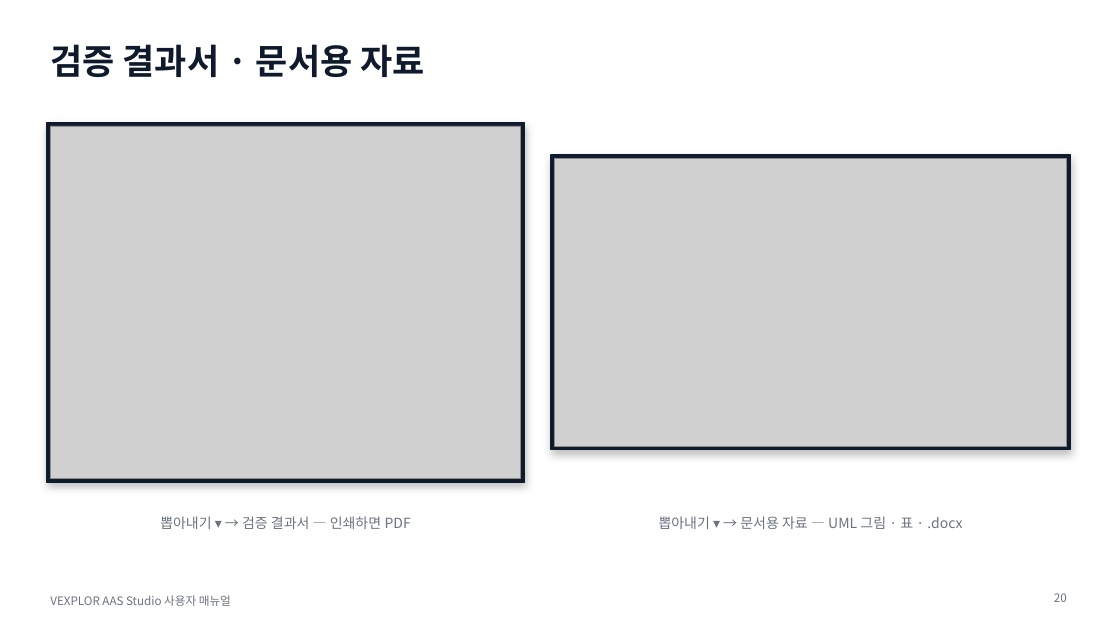
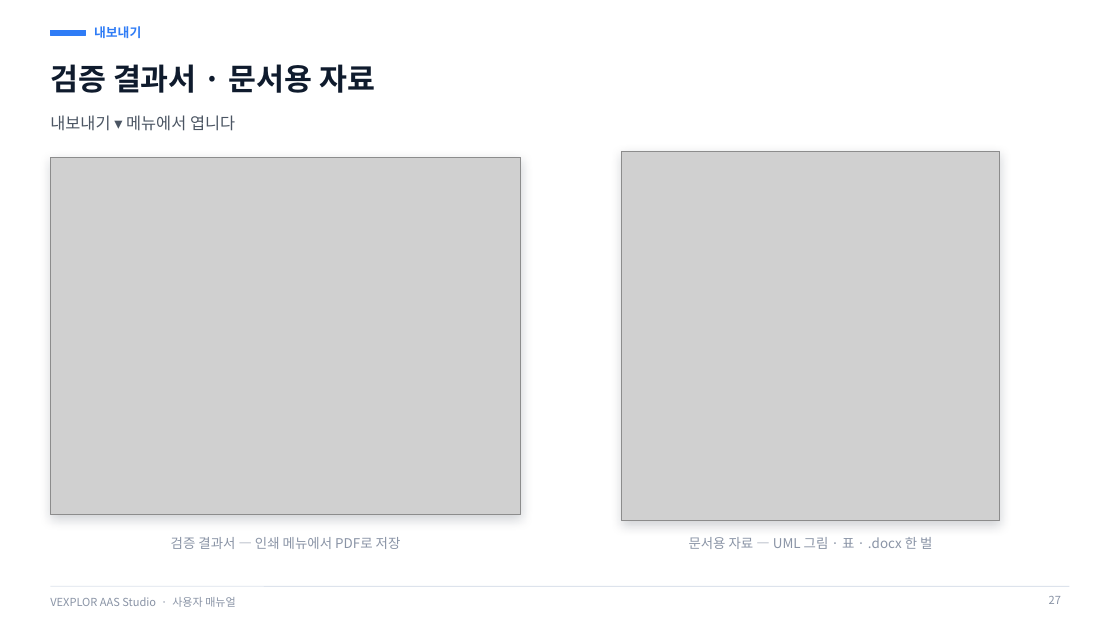
Before and after one commit to waceinc/vexplor-aas, a slide deck: slide 27 of VEXPLOR_AAS_Studio_user_manual.pptx (slide 20 before the commit). Drawn at 1120x630 pixels with LibreOffice and Linux fonts; fonts in the diff are those of the drawing; grey boxes stand for pictures. Boxes give left, top, right and bottom in pixels: in the first picture for what was removed or moved away, otherwise in the second. Text is boxed around its words. In the diff, an @@ line names an element or a change of style, - is before the commit and + after.

Commit message:
사용자 매뉴얼 새 판 (지금 화면 · 번호 표시 · 차례)

```diff
--- a/VEXPLOR_AAS_Studio_user_manual.pptx
+++ b/VEXPLOR_AAS_Studio_user_manual.pptx
@@ text added at [94, 26, 141, 38], 11 pt, text #2F7CF6, bold @@
+내보내기
@@ title "검증 결과서 · 문서용 자료": place and size @@
-title "검증 결과서 · 문서용 자료" at [50, 44, 424, 77]
+title "검증 결과서 · 문서용 자료" at [50, 64, 375, 93]
@@ title "검증 결과서 · 문서용 자료" at [50, 64, 375, 93]: size 30 to 26 pt @@
@@ rectangle added at [50, 30, 86, 35], fill #2F7CF6, outline #2F7CF6 1 pt @@
@@ text added at [50, 115, 235, 131], 14 pt, text #4B5563 @@
+내보내기 ▾ 메뉴에서 엽니다
@@ picture: place and size @@
-picture at [50, 126, 521, 479]
+picture at [50, 157, 521, 515]
@@ rectangle: place and size @@
-rectangle at [47, 123, 524, 482]
+rectangle at [50, 157, 521, 515]
@@ rectangle at [50, 157, 521, 515]: outline #0F1B2D 1 pt to #C9D2DE 0.75 pt; shadow changed @@
@@ rectangle at [622, 151, 999, 521]: outline #0F1B2D 1 pt to #C9D2DE 0.75 pt; shadow changed @@
@@ picture: place and size @@
-picture at [555, 158, 1067, 446]
+picture at [622, 151, 999, 521]
@@ rectangle: place and size @@
-rectangle at [551, 155, 1070, 450]
+rectangle at [622, 151, 999, 521]
@@ text at [171, 537, 401, 549]: text changed; size 12 to 11.5 pt; text colour #6B7280 to #8A94A6 @@
-뽑아내기 ▾ → 검증 결과서 — 인쇄하면 PDF
+검증 결과서 — 인쇄 메뉴에서 PDF로 저장
@@ text at [689, 537, 932, 549]: text changed; size 12 to 11.5 pt; text colour #6B7280 to #8A94A6 @@
-뽑아내기 ▾ → 문서용 자료 — UML 그림 · 표 · .docx
+문서용 자료 — UML 그림 · 표 · .docx 한 벌
@@ text at [50, 597, 236, 607]: text changed; size 10 to 9.5 pt; text colour #6B7280 to #8A94A6 @@
-VEXPLOR AAS Studio 사용자 매뉴얼
+VEXPLOR AAS Studio · 사용자 매뉴얼
@@ line added from (50, 586) to (1070, 586), #DDE3EC 0.75 pt @@
@@ page number added at [1049, 596, 1061, 604], 9.5 pt, text #8A94A6 @@
+27
@@ page number removed at [1054, 593, 1067, 602] @@
-20
```
Also in this commit, not shown: 20 other slides changed, 18 slides added, 12 slides removed.
